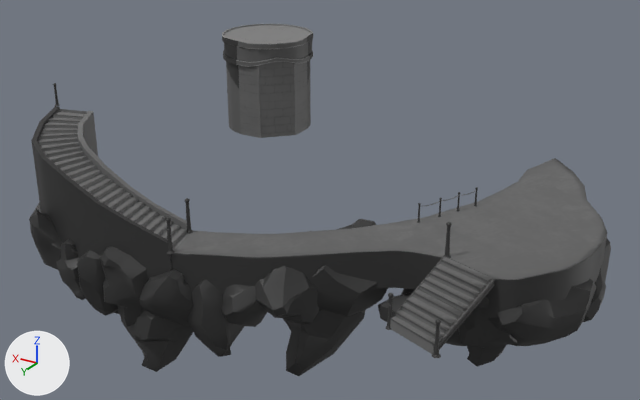
What one commit did to the FBX model OurGame/Resources/FBX/Map/MainOfficeMap/uv1.fbx.
Both versions are drawn from a 50 mm camera at (-0.646, 1.134, 0.552) aimed at (-0.008, 0.07, 0.02). The lights are fixed; the arrows at lower left show +X, +Y and +Z. Where no turn or scale is listed for an object, it has been applied to the vertices.

The scene before the commit, as lines of its bpy script (objects in view):
```python
ob_post14 = bpy.data.objects.new('post14', me_post14)
ob_post14.location = (-0.298, 0.281, -0.043)
ob_post4 = bpy.data.objects.new('post4', me_post4)
ob_post4.location = (0.083, 0.271, 0.025)
ob_rockdown10_uv1__1 = bpy.data.objects.new('RockDown10_uv1 (1)', me_rockdown10_uv1__1)
ob_rockdown10_uv1__1.location = (0.187, 0.336, -0.039)
ob_rockdown11_uv1 = bpy.data.objects.new('RockDown11_uv1', me_rockdown11_uv1)
ob_rockdown11_uv1.location = (0.137, 0.334, -0.025)
ob_rockdown11_uv1__2 = bpy.data.objects.new('RockDown11_uv1 (2)', me_rockdown11_uv1__2)
ob_rockdown11_uv1__2.location = (0.215, 0.349, -0.032)
ob_rockdown2_uv1 = bpy.data.objects.new('RockDown2_uv1', me_rockdown2_uv1)
ob_rockdown2_uv1.location = (0.0, 0.264, -0.058)
ob_rockdown6_uv1 = bpy.data.objects.new('RockDown6_uv1', me_rockdown6_uv1)
ob_rockdown6_uv1.location = (-0.363, 0.075, -0.053)
ob_rockdown8_uv1 = bpy.data.objects.new('RockDown8_uv1', me_rockdown8_uv1)
ob_rockdown8_uv1.location = (-0.093, 0.17, -0.039)
ob_rockdown9_uv1 = bpy.data.objects.new('RockDown9_uv1', me_rockdown9_uv1)
ob_rockdown9_uv1.location = (0.122, 0.286, -0.07)
# also in view: 'frontLevelBase_uv1' at (-0.165, 0.028, -0.004); 'RockDown12_uv1' at (-0.313, 0.142, -0.059); 'stairBase_uv1' at (0.198, 0.308, 0.066); 'RockDown4_uv1' at (0.262, 0.338, 0.0); 'RockDown5_uv1' at (-0.243, 0.112, -0.074)
```
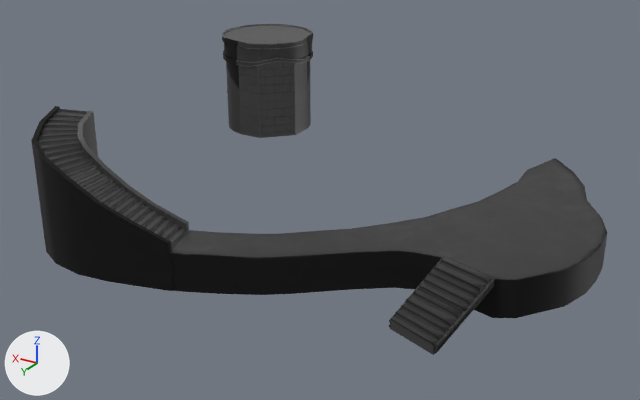
Changed parts and their boxes (x1, y1, x2, y2) in the pictures (640 x 400 px):
'frontLevelBase_uv1', surface changed: (170, 158, 607, 318) in both
'stairBase_uv1', surface changed: (31, 106, 189, 291) in both
'centralBuilding_uv1', surface changed (grey to black): (222, 24, 313, 138) in both
'longStairs_uv1', surface changed (grey to black): (38, 109, 190, 252) in both
'RockDown6_uv1', deleted (black): before (488, 279, 596, 346)
'RockDown_uv1', deleted (black): before (283, 309, 366, 376)
'RockDown10_uv1', deleted (black): before (255, 266, 320, 324)
'stairs1_uv1', surface changed (grey to black): (390, 289, 463, 355) in both
'RockDown8_uv1', deleted (black): before (313, 219, 388, 317)
'RockDown11_uv1', deleted (black): before (100, 246, 147, 327)
'RockDown11_uv1 (1)', deleted (black): before (186, 279, 244, 357)
'RockDown9_uv1', deleted (black): before (121, 310, 194, 372)
'stairs_uv1', surface changed (grey to black): (419, 257, 492, 312) in both
'RockDown3_uv1', deleted (black): before (139, 269, 193, 328)
'RockDown12_uv1', deleted (black): before (458, 296, 517, 367)
'RockDown2_uv1', deleted (black): before (221, 285, 267, 327)
'RockDown10_uv1 (1)', deleted (black): before (77, 250, 119, 316)
'RockDown4_uv1', deleted (black): before (30, 209, 62, 270)
'RockDown11_uv1 (2)', deleted (black): before (56, 239, 86, 300)
'RockDown7_uv1', deleted: before (583, 239, 611, 322)
'RockDown5_uv1', deleted (black): before (378, 289, 466, 346)
'lateralStairDetail2', surface changed (grey to black): (434, 278, 495, 354) in both
'post14', deleted: before (432, 319, 441, 358)
'post3', no longer drawn: before (165, 217, 175, 254)
'post12', no longer drawn: before (443, 222, 452, 258)
'post4', deleted: before (185, 198, 193, 234)
'post13', deleted: before (385, 293, 394, 330)
'lateralStairDetail1', surface changed: (389, 256, 445, 327) in both
'post2', no longer drawn: before (53, 83, 60, 106)
'pole3', no longer drawn: before (417, 203, 421, 223)
'pole', no longer drawn: before (474, 187, 478, 206)
'pole2', no longer drawn: before (438, 198, 442, 217)
'pole1', no longer drawn: before (456, 192, 460, 211)
'RockDown2_uv1 (1)', no longer drawn: before (29, 201, 42, 221)
'rope2', no longer drawn: before (441, 195, 459, 201)
'rope1', no longer drawn: before (426, 201, 440, 206)

What the commit changed:
In material 'HallofDoorsUV1' (mat_hallofdoorsuv1), metallic goes from 0.0 to 1.0.
In material 'HallofDoorsUV1_Darkened' (mat_hallofdoorsuv1_darkened), metallic goes from 0.0 to 1.0.
Object 'RockDown11_uv1 (2)' (ob_rockdown11_uv1__2) is deleted.
Object 'post4' (ob_post4) is deleted.
Object 'post14' (ob_post14) is deleted.
Object 'RockDown6_uv1' (ob_rockdown6_uv1) is deleted.
Object 'RockDown8_uv1' (ob_rockdown8_uv1) is deleted.
Object 'RockDown11_uv1' (ob_rockdown11_uv1) is deleted.
Object 'RockDown9_uv1' (ob_rockdown9_uv1) is deleted.
Object 'RockDown10_uv1 (1)' (ob_rockdown10_uv1__1) is deleted.
Object 'RockDown7_uv1' (ob_rockdown7_uv1) is deleted.
Object 'RockDown10_uv1' (ob_rockdown10_uv1) is deleted.
Object 'post13' (ob_post13) is deleted.
Object 'RockDown12_uv1' (ob_rockdown12_uv1) is deleted.
Object 'RockDown4_uv1' (ob_rockdown4_uv1) is deleted.
Object 'RockDown2_uv1' (ob_rockdown2_uv1) is deleted.
Object 'RockDown5_uv1' (ob_rockdown5_uv1) is deleted.
Object 'RockDown3_uv1' (ob_rockdown3_uv1) is deleted.
Object 'RockDown11_uv1 (1)' (ob_rockdown11_uv1__1) is deleted.
Object 'RockDown_uv1' (ob_rockdown_uv1) is deleted.
